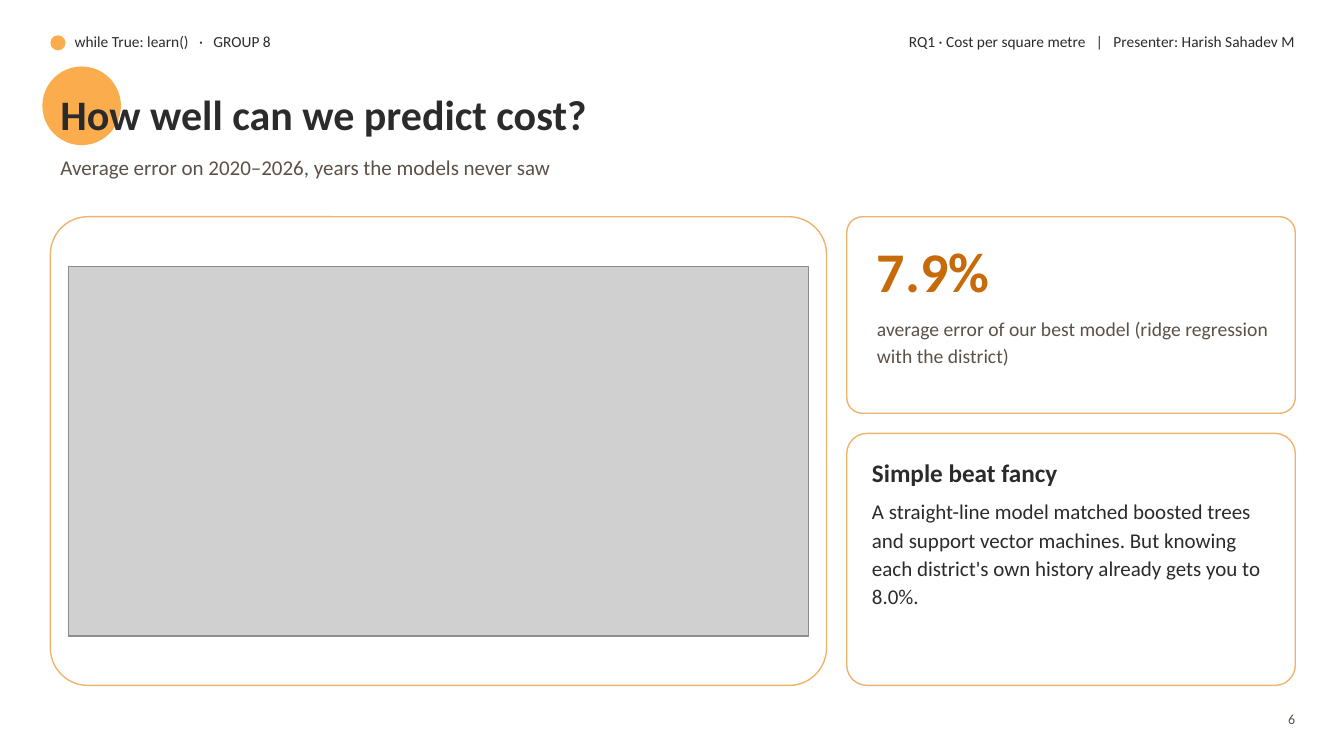
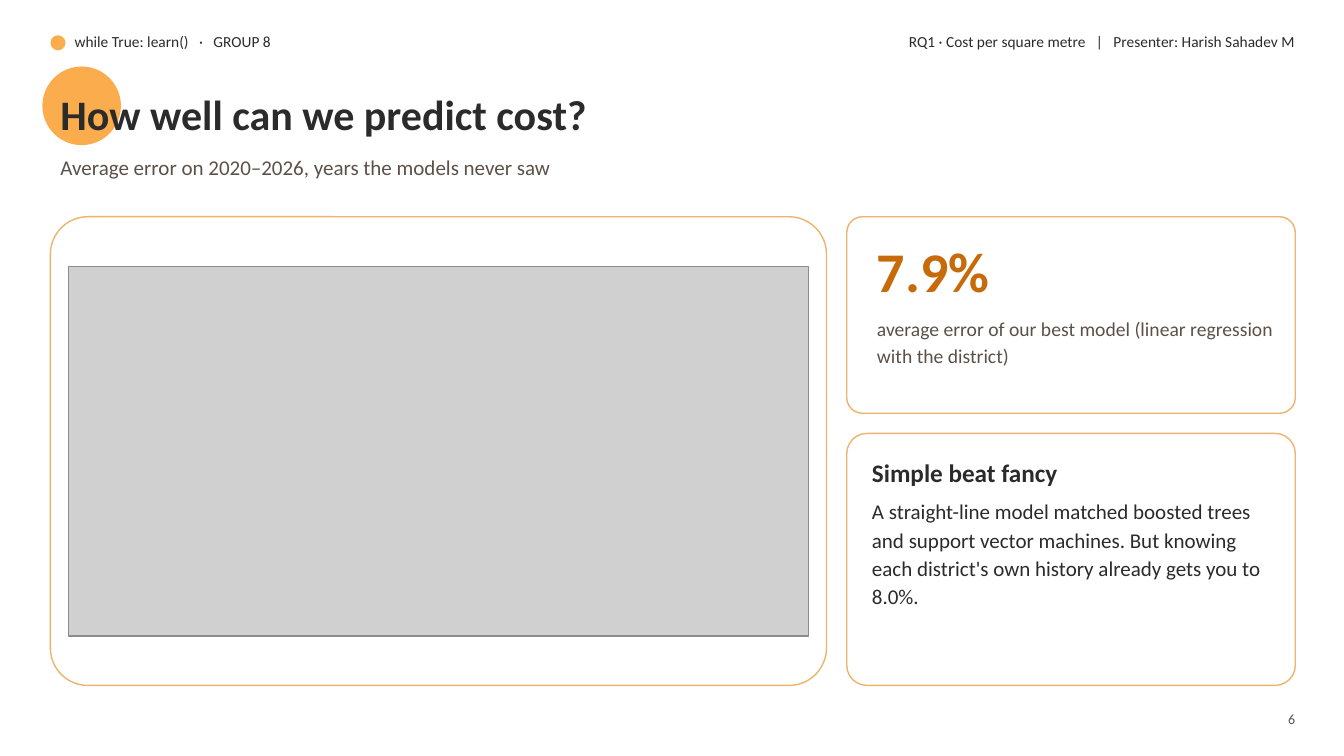
Before and after one commit to harishsahadev/while-True-Learn, a slide deck: slide 7 of building-consents/communication/slides/slides.pptx. Drawn at 1344x756 pixels with LibreOffice and Linux fonts; fonts in the diff are those of the drawing; grey boxes stand for pictures; background and template pictures are left out. Boxes give left, top, right and bottom in pixels: in the first picture for what was removed or moved away, otherwise in the second. Text is boxed around its words. In the diff, an @@ line names an element or a change of style, - is before the commit and + after.

```diff
--- a/building-consents/communication/slides/slides.pptx
+++ b/building-consents/communication/slides/slides.pptx
@@ text at <box>877,322,1272,366</box>: text changed @@
-average error of our best model (ridge regression with the district)
+average error of our best model (linear regression with the district)
```
Also in this commit, not shown: 3 other slides changed, 43 other files.
